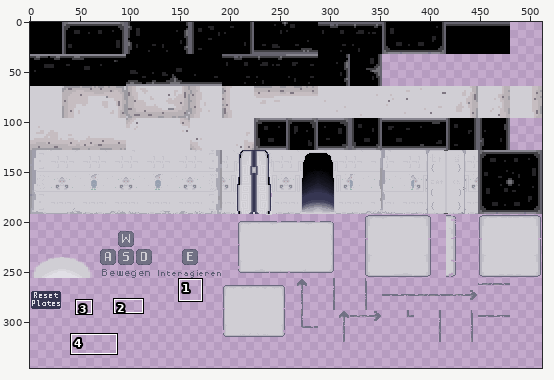
Two versions of one sprite sheet, core/assets/finalTileset.png. Above, an overview of the earlier version with the close-up marked.
Close-up. Before:
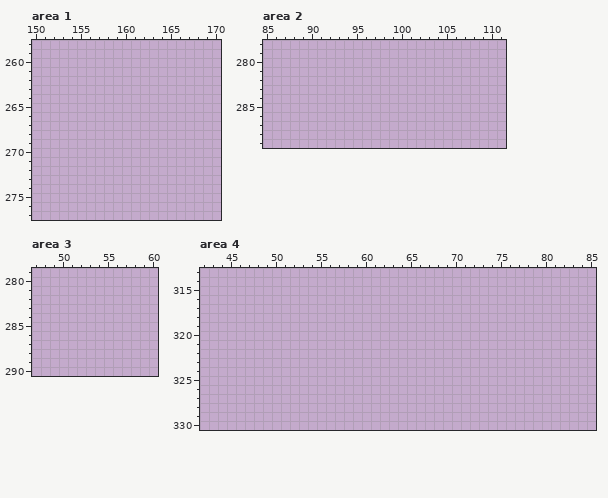
The file is 512x512 pixels. Pixels under 10% opacity are left out. Colours within 5 levels of each other are drawn and written as one. Shown: area 1: x 150..170, y 258..277; area 2: x 85..111, y 278..289; area 3: x 47..60, y 279..290; area 4: x 42..85, y 313..330. The wide view leaves out empty margins. The commit also changed other parts of the picture, which this record leaves out.
New version:
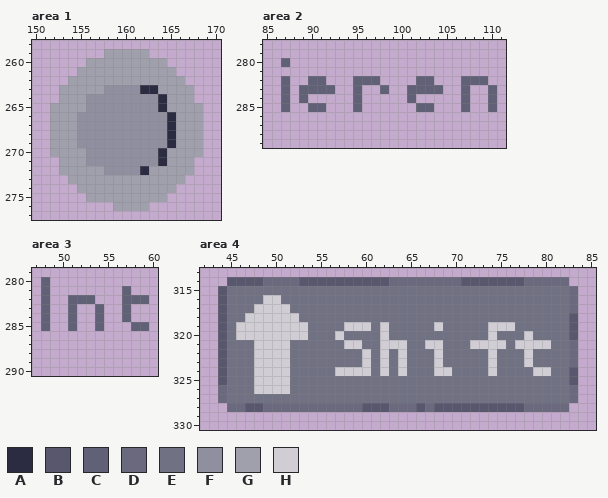
Palette (. is transparent): A #2b2b41  B #58576e  C #606076  D #6a697e  E #717184  F #908fa0  G #a09fac  H #d0ced4
Diff:
Area 1:
y 259: x 158..162 ..... -> GGGGG
y 260: x 156..164 ......... -> GGGGGGGGG
y 261: x 155..165 ........... -> GGGGGGGGGGG
y 262: x 154..166 ............. -> GGGGGGGGGGGGG
y 263: x 153..167 ............... -> GGGGGFFFFAAGGGG
y 264: x 153..167 ............... -> GGGFFFFFFFFAGGG
y 265: x 152..168 ................. -> GGGGFFFFFFFFAGGGG
y 266..269: x 152..168 ................. -> GGGFFFFFFFFFFAGGG
y 270: x 152..168 ................. -> GGGGFFFFFFFFAGGGG
y 271: x 153..167 ............... -> GGGFFFFFFFFAGGG
y 272: x 153..167 ............... -> GGGGGFFFFAGGGGG
y 273: x 154..166 ............. -> GGGGGGGGGGGGG
y 274: x 155..165 ........... -> GGGGGGGGGGG
y 275: x 156..164 ......... -> GGGGGGGGG
y 276: x 159..162 .... -> GGGG
Area 2:
y 280: x 87 . -> C
y 282: x 87 . -> C; x 90..91 .. -> CC; x 95..97 ... -> CCC; x 102..103 .. -> CC; x 107..109 ... -> CCC
y 283: x 87 . -> C; x 89..92 .... -> CCCC; x 95 . -> C; x 98 . -> C; x 101..104 .... -> CCCC; x 107 . -> C; x 110 . -> C
y 284: x 87 . -> C; x 89 . -> C; x 95 . -> C; x 101 . -> C; x 107 . -> C; x 110 . -> C
y 285: x 87 . -> C; x 90..91 .. -> CC; x 95 . -> C; x 102..103 .. -> CC; x 107 . -> C; x 110 . -> C
Area 3:
y 280: x 48 . -> C
y 281: x 48 . -> C; x 57 . -> C
y 282: x 48 . -> C; x 51..53 ... -> CCC; x 57..59 ... -> CCC
y 283..284: x 48 . -> C; x 51 . -> C; x 54 . -> C; x 57 . -> C
y 285: x 48 . -> C; x 51 . -> C; x 54 . -> C; x 58..59 .. -> CC
Area 4:
y 314: x 45..82 ...................................... -> BBBBDDDDBBBBBBBBBBDDDDDDDDBBBBBBBDDDDD
y 315: x 44..83 ........................................ -> BEEEEEEEEEEEEEEEEEEEEEEEEEEEEEEEEEEEEEED
y 316: x 44..83 ........................................ -> BEEEEHHEEEEEEEEEEEEEEEEEEEEEEEEEEEEEEEED
y 317: x 44..83 ........................................ -> BEEEHHHHEEEEEEEEEEEEEEEEEEEEEEEEEEEEEEED
y 318: x 44..83 ........................................ -> BEEHHHHHHEEEEEEEEEEEEEEEEEEEEEEEEEEEEEEB
y 319: x 44..83 ........................................ -> BEHHHHHHHHEEEEHHHEHEEEEEHEEEEEHHHEEEEEEB
y 320: x 44..83 ........................................ -> BEHHHHHHHHEEEHEEEEHEEEEEEEEEEEHEEEHEEEEB
y 321: x 44..83 ........................................ -> BEEEHHHHEEEEEEHHEEHHHEEHHEEEHHHHEHHHHEED
y 322..323: x 44..83 ........................................ -> BEEEHHHHEEEEEEEEHEHEHEEEHEEEEEHEEEHEEEED
y 324: x 44..83 ........................................ -> BEEEHHHHEEEEEHHHHEHEHEEEHHEEEEHEEEEHHEEB
y 325: x 44..83 ........................................ -> BEEEHHHHEEEEEEEEEEEEEEEEEEEEEEEEEEEEEEEB
y 326: x 44..83 ........................................ -> DEEEHHHHEEEEEEEEEEEEEEEEEEEEEEEEEEEEEEED
y 327: x 44..83 ........................................ -> DEEEEEEEEEEEEEEEEEEEEEEEEEEEEEEEEEEEEEED
y 328: x 45..82 ...................................... -> DDBBDDDDDDDDDDDBBBDDDBDBBBBBBBBBBDDDDD
Boxes around the changes in both close-ups, in picture pixels (x1, y1, x2, y2):
added: (50, 49, 203, 211)
added: (281, 58, 497, 112)
added: (41, 277, 149, 331)
added: (218, 277, 578, 412)
